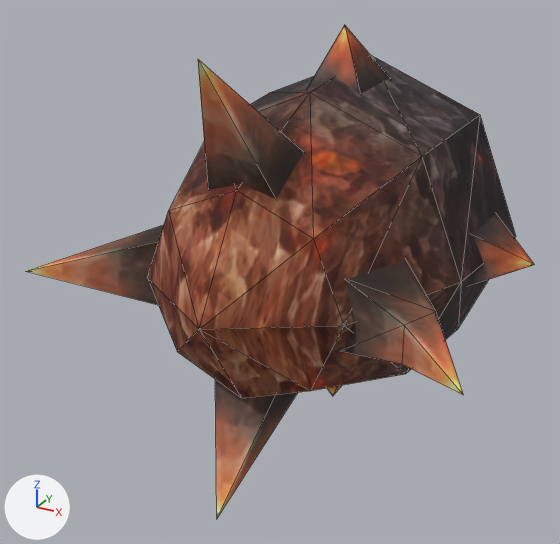
Before and after pictures for a commit that changed the OBJ model sceneobjs/beiou_yewai_329/beiou_yewai_329_longruan_b.obj.
Rendered twice from a 50 mm lens placed at (63.3, -175.5, 57.4), pointed at (-6.0, -49.4, -5.6). Lighting does not change. The marker at lower left points along +X, +Y and +Z. Mesh edges are drawn as thin lines. Where no turn or scale is listed for an object, it has been applied to the vertices.

Objects in the first picture: 'beiou_yewai_329_longruan_b'.
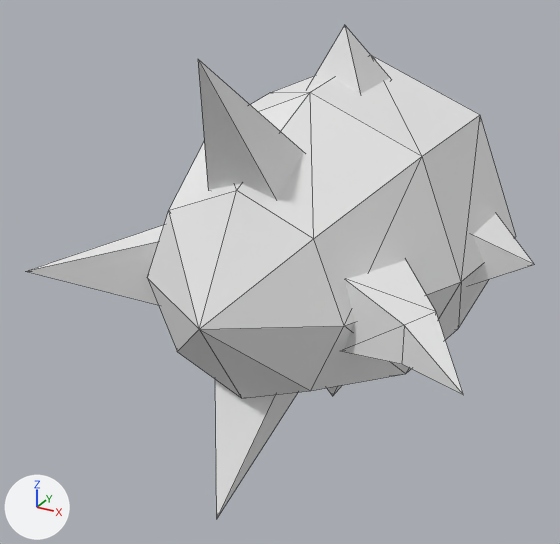
Diff of the bpy script that builds the scene:
```diff
--- a/sceneobjs/beiou_yewai_329/beiou_yewai_329_longruan_b.obj.py
+++ b/sceneobjs/beiou_yewai_329/beiou_yewai_329_longruan_b.obj.py
@@ mat_material_1_1 @@
+mat_material_1_1 = principled_material('material_1')
+mat_material_1_1.base_color = (0.8, 0.8, 0.8)  # white #e7e7e7
+mat_material_1_1.roughness = 1.0
@@ me_beiou_yewai_329_longruan_b @@
 me_beiou_yewai_329_longruan_b.from_pydata(...)  # 78 vertices, 104 faces; spans x -41.1..42.0, y -86.5..0.3, z -41.2..41.2
-me_beiou_yewai_329_longruan_b.materials.append(mat_material_1)  # picture img_beiou_yewai_329_longruan_a_png
+me_beiou_yewai_329_longruan_b.materials.append(mat_material_1_1)  # white #e7e7e7
```

What differs and where, as boxes (x1, y1, x2, y2) in the pictures (560 x 544 px):
'beiou_yewai_329_longruan_b', recoloured (brown to white)
    both: (27, 25, 534, 518)
